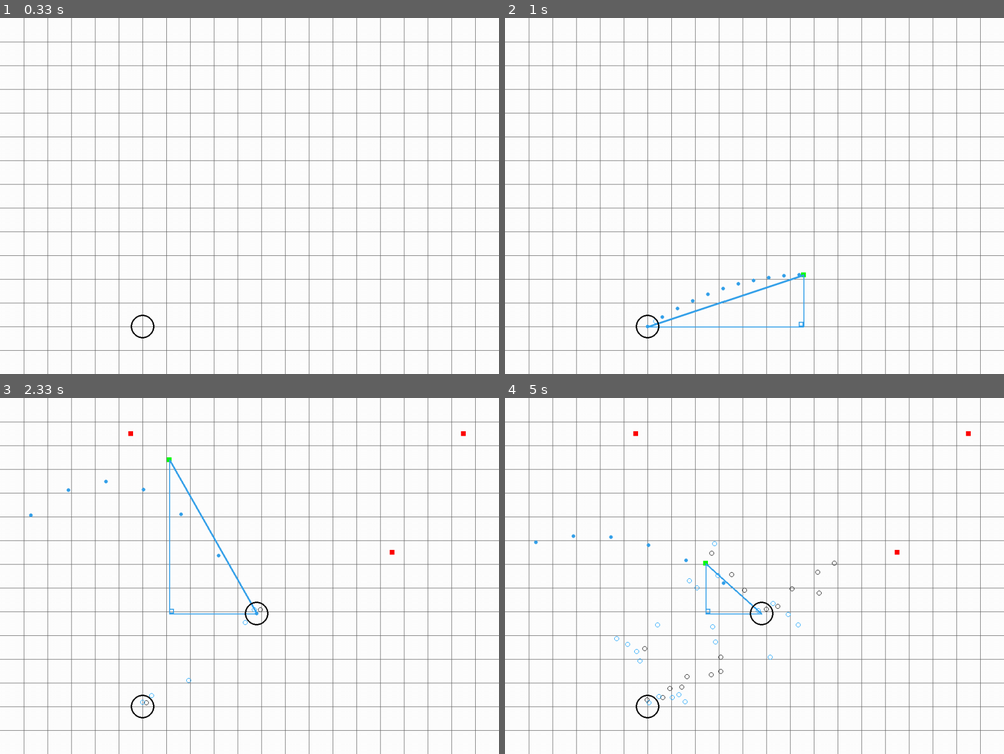
Above: before the commit, frames 1-4 (two rows, left to right).
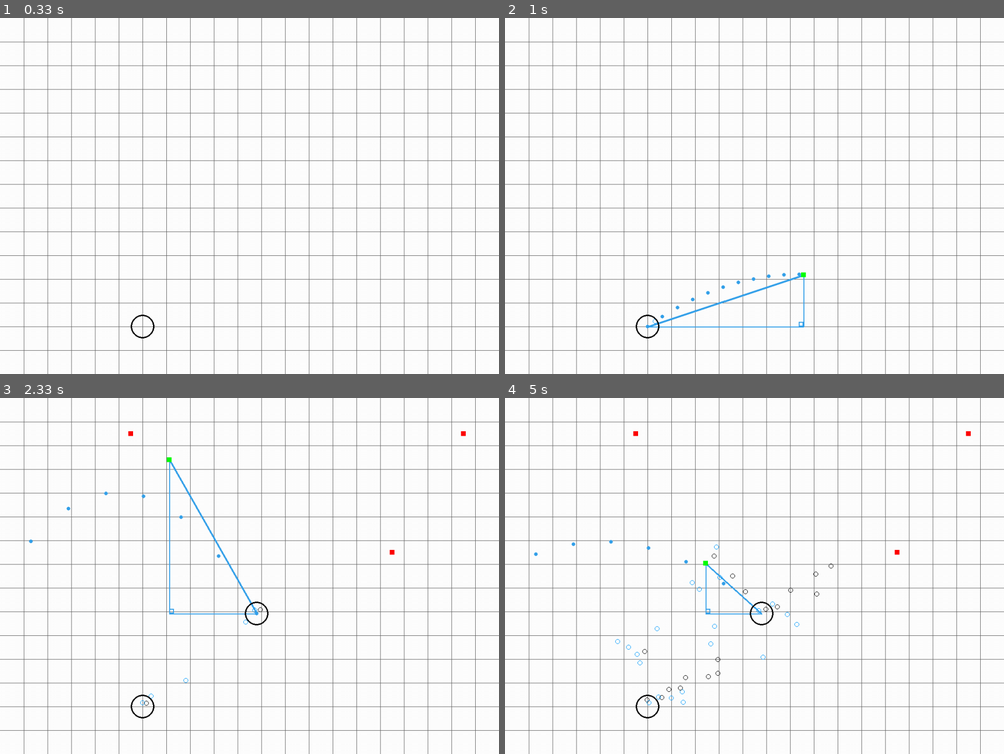
Above: after the commit, the same moments.

Repository: MichaelLesirge/intermediate-programming-class
Game: pygame game, started from pygame/targetting.py
Same seed, same stepped clock (60 frames per second), same inputs: the game is played once before the commit and once after it.
Inputs (mouse positions are in pixels of both pictures, inside the frame that each line leads up to):
- Up to frame 1 (0.33 s): no input
- Up to frame 2 (1 s): tap M at 0.33 s; click (804, 274) at 0.72 s
- Up to frame 3 (2.33 s): tap T at 1.07, 1.37, 1.9 s; click (324, 451) at 1.08 s; right-click (254, 615) at 1.55 s; click (249, 618) at 1.92 s; tap A at 1.98 s; click (169, 458) at 2.22 s
- Up to frame 4 (5 s): click (564, 497) at 2.55 s; click (599, 529) at 2.88 s; click (604, 458) at 3.22 s; click (634, 640) at 3.55 s; click (934, 657) at 3.88 s; click (889, 615) at 4.22 s; click (859, 529) at 4.55 s; click (704, 561) at 4.88 s

Frame 1 is identical in both runs. In frame 2, less than 0.1% of the frame differs, in the area x 29-60%, y 71-86%; in frame 3, 0.1%; in frame 4, 0.5%, in the area x 5-67%, y 38-87%.

Commit message:
change settings

Diff:
--- a/pygame/targetting.py
+++ b/pygame/targetting.py
@@ -18,9 +18,7 @@
     SHOOTER_START = [(6 * UNIT, 13 * UNIT)]
     SCREEN_WIDTH, SCREEN_HEIGHT = 21 * UNIT, 15 * UNIT
 
-    BALL_VELOCITY = 600
-
-    FLOOR_LEVEL = 15 * UNIT
+    BALL_VELOCITY = 11.5 * UNIT
 
     DRAW_GRID = True
 
@@ -254,7 +252,6 @@
             angle = shooter.find_angle(mouse, aim_assist, Settings.BALL_VELOCITY)
 
             target = Target(mouse, color=("green" if angle else "red"))
-            screen.blit(target.image, target.rect)
 
             color = (52, 161, 235)
 
@@ -274,6 +271,7 @@
 
             box_size = 10
             pygame.draw.rect(screen, color, pygame.Rect(tx + [0, -box_size][tx > x], y - [box_size, 0][ty > y], box_size, box_size), 2)
+            screen.blit(target.image, target.rect)
 
         bullets.draw(screen)
         targets.draw(screen)
